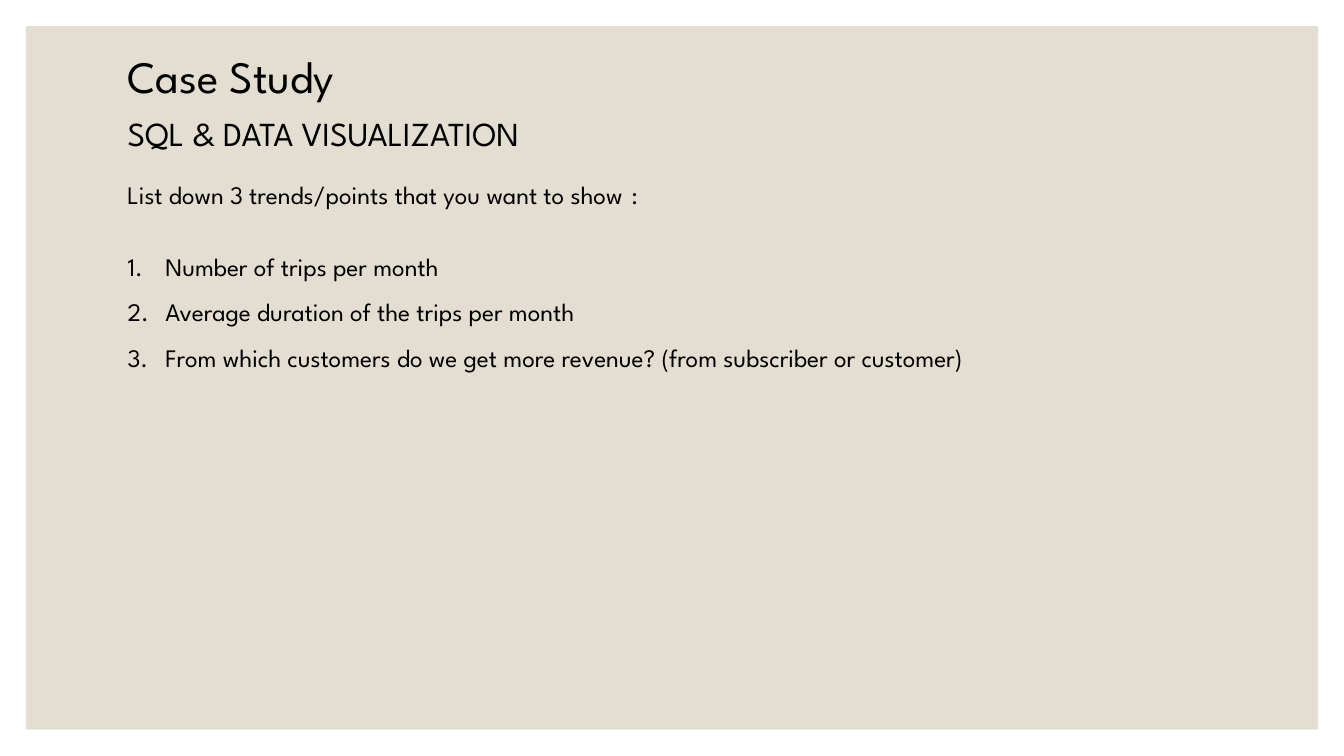
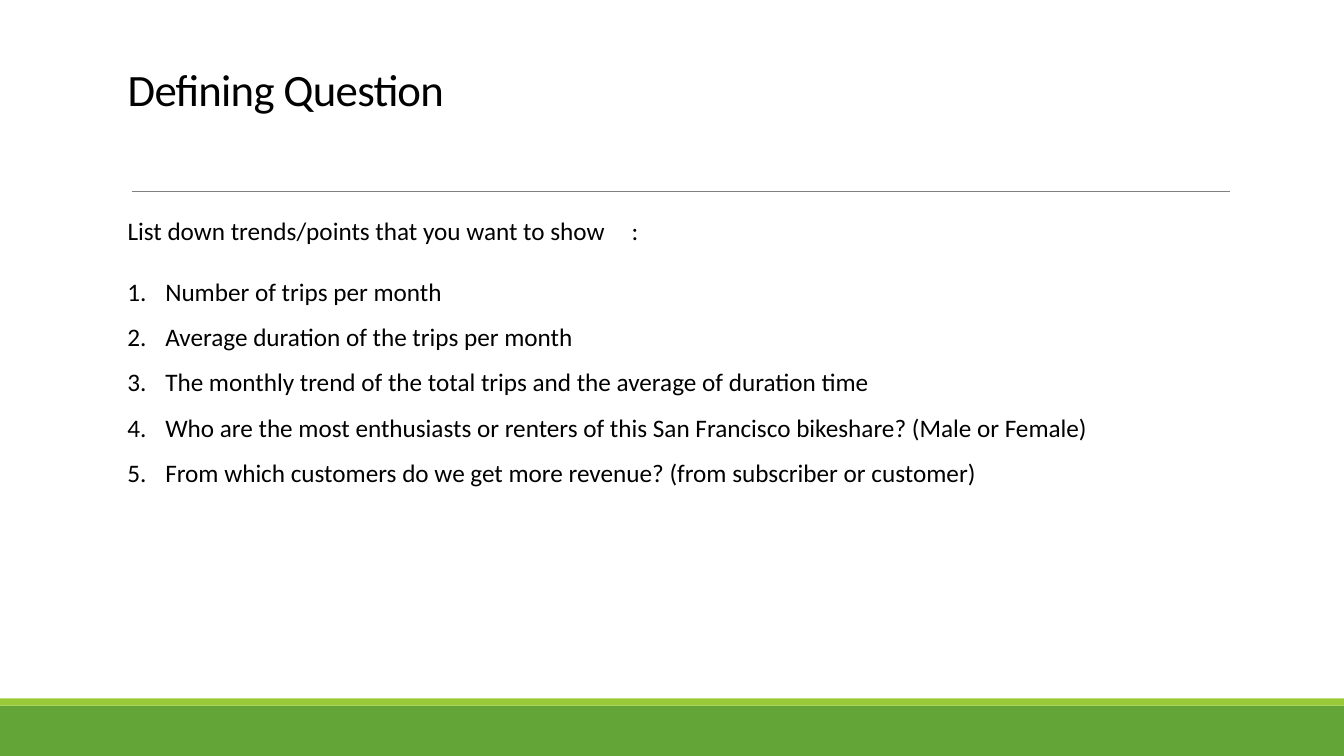
Before and after one commit to damalialutfiani/Assignment1-Data-Analytics-revou, a slide deck: slide 6 of ASSIGNMENT1.pptx (slide 5 before the commit). Drawn at 1344x756 pixels with LibreOffice and Linux fonts; fonts in the diff are those of the drawing. Boxes give left, top, right and bottom in pixels: in the first picture for what was removed or moved away, otherwise in the second. Text is boxed around its words. In the diff, an @@ line names an element or a change of style, - is before the commit and + after.

```diff
--- a/ASSIGNMENT1.pptx
+++ b/ASSIGNMENT1.pptx
@@ rectangle removed at box(26, 26, 1319, 730) @@
@@ title "Defining Question" at box(128, 75, 444, 114): vertical alignment middle to bottom @@
@@ title at box(128, 75, 444, 114): text changed; font League Spartan to Calibri @@
-Case Study
+Defining Question
@@ text removed at box(128, 123, 519, 150) @@
-SQL & DATA VISUALIZATION
@@ line added from (132, 192) to (1231, 192), #808080 0.5 pt @@
@@ text at box(128, 222, 604, 244): text changed; font League Spartan to Calibri @@
-List down 3 trends/points that you want to show :
+List down trends/points that you want to show :
@@ text "Number of trips per month": place and size @@
-text "Number of trips per month" at box(165, 258, 963, 373)
+text "Number of trips per month" at box(165, 283, 1087, 487)
@@ text at box(165, 283, 975, 487): font League Spartan to Calibri in "Number of trips per month", "Average duration of the trips per month", "From which customers do we get more ..." @@
@@ text at box(165, 373, 1087, 441): paragraphs added @@
+3. The monthly trend of the total trips and the average of duration time
+4. Who are the most enthusiasts or renters of this San Francisco bikeshare? (Male or Female)
@@ rectangle added at box(0, 706, 1344, 756), fill #63A537 @@
@@ rectangle added at box(0, 699, 1344, 706), fill #99CB38 @@
```
Also in this commit, not shown: 9 other slides changed, 5 slides added, 5 slides removed.
